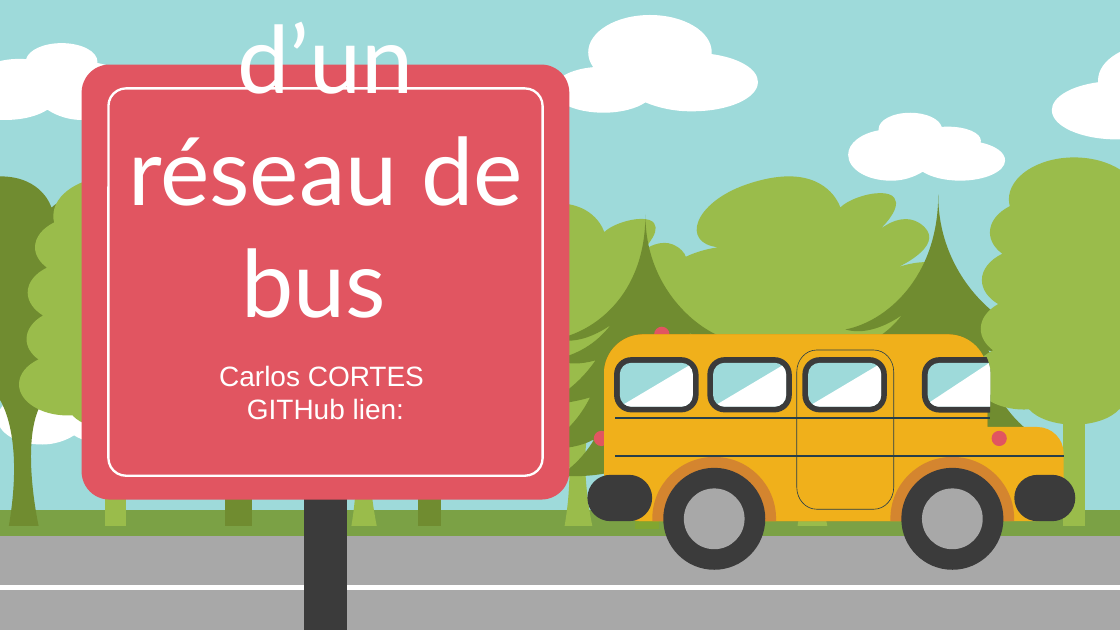
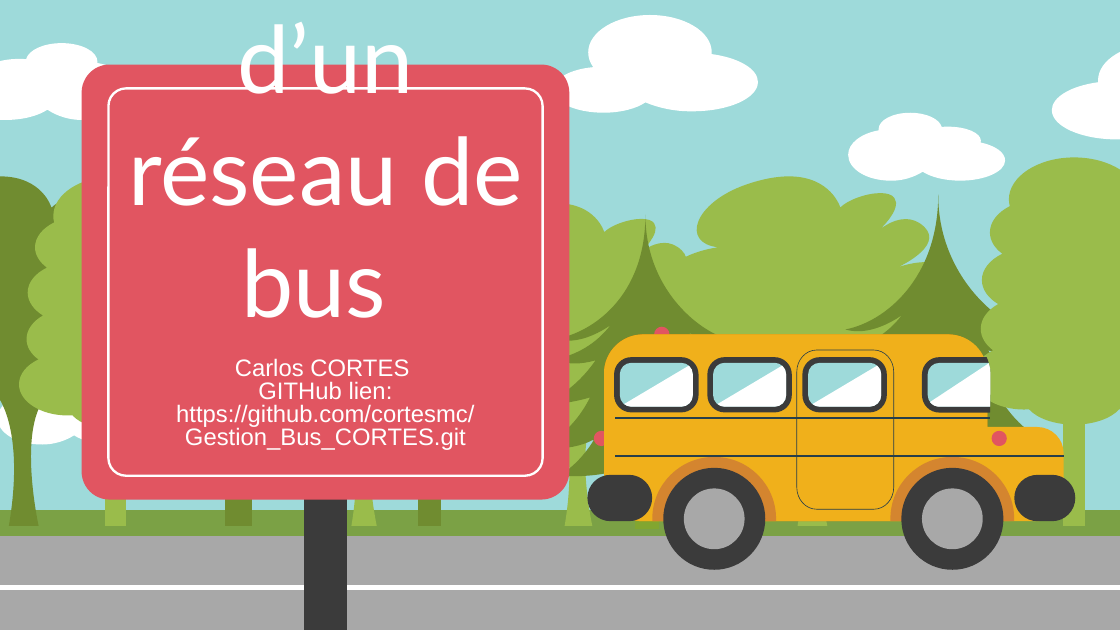
Before and after one commit to cortesmc/Gestion_Bus, a slide deck: slide 1 of Gestion_Bus_CORTES.pptx. Drawn at 1120x630 pixels with LibreOffice and Linux fonts; fonts in the diff are those of the drawing. Boxes give left, top, right and bottom in pixels: in the first picture for what was removed or moved away, otherwise in the second. Text is boxed around its words. In the diff, an @@ line names an element or a change of style, - is before the commit and + after.

Commit message:
second input

```diff
--- a/Gestion_Bus_CORTES.pptx
+++ b/Gestion_Bus_CORTES.pptx
@@ subtitle at (235,358,409,405): size 18 to 15.3 pt in "Carlos CORTES", "GITHub lien:"; line spacing 1 to 0.8 @@
@@ subtitle at (176,404,474,450): paragraph added @@
+https://github.com/cortesmc/Gestion_Bus_CORTES.git
```
